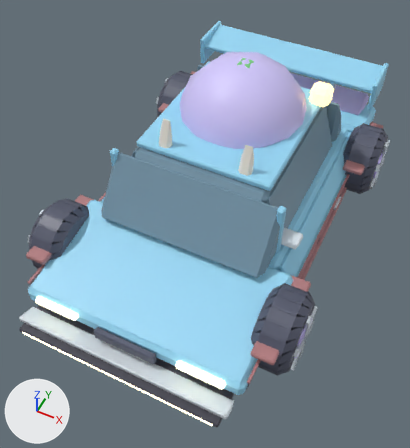
The FBX model drafts/cars/dragonfruit_drifter/redesign/dragonfruit_drifter.fbx, before and after one commit.
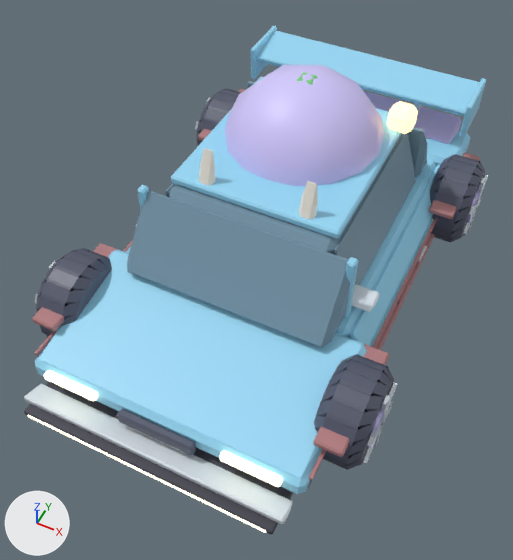
The first picture shows the older version from a camera (50 mm lens) standing at (0.0215, -0.0483, 0.0583) and looking at (0.0006, -0.0065, 0.0061). The close-ups show the older and then the newer version on the part from 0% to 100% of the width and 0% to 100% of the height of that picture. Only the edits that show in the close-ups are written down. The axes (+X, +Y, +Z) are drawn at lower left. The lights are the same throughout. Where no turn or scale is listed for an object, it has been applied to the vertices.

In view in the first close-up: 'Accent', 'Accent2', 'Accent3', 'Body', 'Glass', 'Light', 'Metal', 'Trim', 'Trim2', 'Wheel_FL', 'Wheel_FR', 'Wheel_RL' and 5 more.
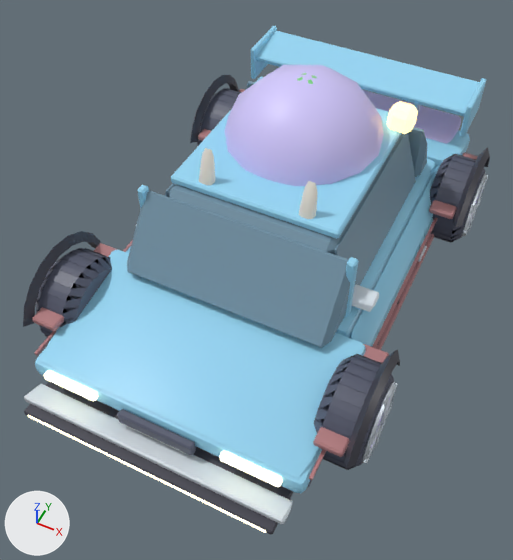
Location of each change, (x1, y1, x2, y2) in pixels of the close-ups (513 x 560 px; the box of a moved part takes in the faces that stretch with it):
'Trim', reshaped: before (24, 240, 428, 535); after (23, 75, 490, 535)
part 1 of me_body, rebuilt: before (35, 217, 434, 494); after (35, 218, 433, 494)
part 2 of me_body, rebuilt: before (426, 131, 471, 165); after (426, 130, 470, 167)
part 3 of me_body, rebuilt: before (39, 250, 367, 479); after (40, 250, 366, 479)
part 4 of me_body, added: after (336, 159, 436, 338)
part 5 of me_body, moved or reshaped (mostly hidden): before (126, 159, 440, 345); after (126, 165, 440, 346)
part 6 of me_trim, added: after (344, 349, 400, 470)
part 7 of me_trim, added: after (453, 147, 490, 227)
part 8 of me_trim, added: after (23, 231, 101, 327)
part 9 of me_trim, added: after (190, 75, 239, 143)

The change, as a diff of the scene's bpy script:
```diff
--- a/drafts/cars/dragonfruit_drifter/redesign/dragonfruit_drifter.fbx.py
+++ b/drafts/cars/dragonfruit_drifter/redesign/dragonfruit_drifter.fbx.py
@@ me_trim @@
 # used by ob_trim; location = (0.0, 0.0, 0.0)
-me_trim.from_pydata(...)  # 120 vertices, 98 faces; spans x -0.0137..0.0137, y -0.0274..0.0265, z 0.0022..0.0082
+me_trim.from_pydata(...)  # 260 vertices, 218 faces; spans x -0.0165..0.0165, y -0.0274..0.0265, z 0.0022..0.0112
+# me_trim part 6: a new loose piece of 27 vertices spanning x 0.0155..0.0165, y -0.0216..-0.0092, z 0.0062..0.0112, in mat_dragonfruit_drifter_trim (dark grey #3f3f4b)
+# me_trim part 7: a new loose piece of 27 vertices spanning x 0.0155..0.0165, y 0.0092..0.0216, z 0.0062..0.0112, in mat_dragonfruit_drifter_trim (dark grey #3f3f4b)
+# me_trim part 8: a new loose piece of 27 vertices spanning x -0.0165..-0.0155, y -0.0216..-0.0092, z 0.0062..0.0112, in mat_dragonfruit_drifter_trim (dark grey #3f3f4b)
+# me_trim part 9: a new loose piece of 27 vertices spanning x -0.0165..-0.0155, y 0.0092..0.0216, z 0.0062..0.0112, in mat_dragonfruit_drifter_trim (dark grey #3f3f4b)
+# other edits to the shape of me_trim do not show in these pictures
 me_trim.materials.append(mat_dragonfruit_drifter_trim)
@@ me_body @@
 # used by ob_body; location = (0.0, 0.0, 0.0)
-me_body.from_pydata(...)  # 270 vertices, 294 faces; spans x -0.0135..0.0135, y -0.024..0.0257, z 0.0033..0.0159
+me_body.from_pydata(...)  # 438 vertices, 441 faces; spans x -0.0135..0.0135, y -0.024..0.0257, z 0.0033..0.0159
+# me_body part 1: the loose piece of 24 vertices spanning x -0.0135..0.0135, y -0.024..0.024, z 0.0033..0.0055 is rebuilt with 56 vertices and now spans x -0.0135..0.0135, y -0.024..0.024, z 0.0033..0.0055
+# me_body part 2: the loose piece of 24 vertices spanning x -0.0135..0.0135, y 0.0173..0.024, z 0.0055..0.008 is rebuilt with 56 vertices and now spans x -0.0135..0.0135, y 0.0173..0.024, z 0.0055..0.008
+# me_body part 3: the loose piece of 18 vertices spanning x -0.0135..0.0135, y -0.0235..-0.0101, z 0.0055..0.0079 is rebuilt with 42 vertices and now spans x -0.0135..0.0135, y -0.0236..-0.0101, z 0.0055..0.0078
+# me_body part 4: a new loose piece of 56 vertices spanning x -0.0115..0.0115, y -0.0101..0.0173, z 0.0055..0.008, in mat_dragonfruit_drifter_body (blue #98d9f6)
+# me_body part 5: 4 vertices moved within x -0.0115..0.0115, y -0.0095..0.0167, z 0.0074; 56 vertices removed from x -0.0132..0.0132, y -0.0101..0.0173, z 0.0055..0.008; 80 vertices added at x -0.0133..0.0133, y -0.0101..0.0173, z 0.0055..0.0076
 me_body.materials.append(mat_dragonfruit_drifter_body)
```
